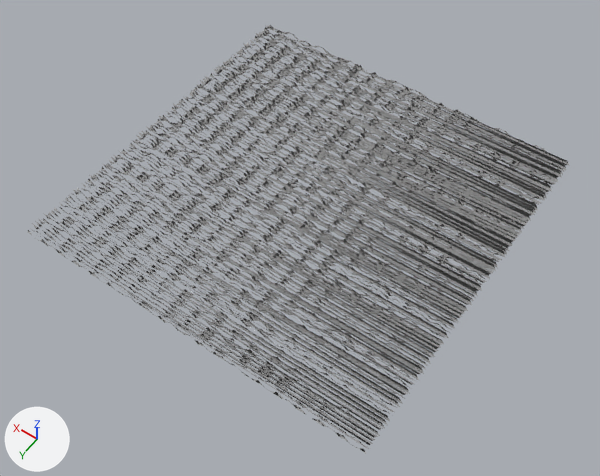
Renders of the OBJ model sandbox/assets/models/World.obj from each side of a commit.
Camera for both pictures: a 50 mm lens placed at (-79.6, 65.1, 161.0), pointed at (-3.3, -41.7, -6.8). Every picture has the same lights, and +X, +Y and +Z are marked at lower left. Where no turn or scale is listed for an object, it has been applied to the vertices. Vertices at the same position are counted once.

In view in the first picture: 'World'.
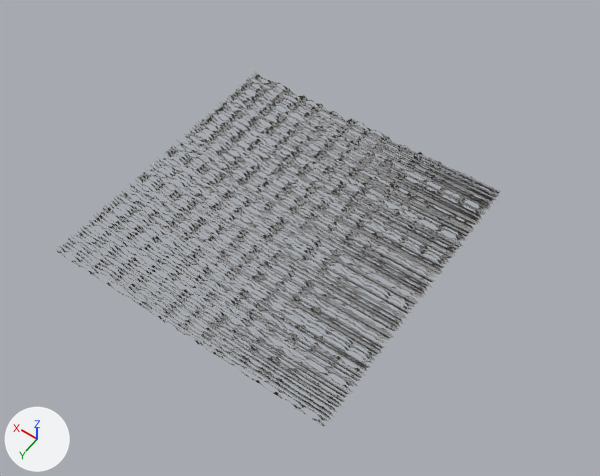
Pixel boxes [x1, y1, x2, y2] of what changed, in the pictures (600 x 476 px):
'World', reshaped (18% narrower, 17% shorter): before [28, 25, 570, 454]; after [56, 72, 502, 426]
part 1 of me_world, deleted: before [28, 25, 570, 454]

The edits, one by one:
me_world is used by ob_world; location (0.0, 0.0, 0.0).
me_world had 10201 vertices, 9999 faces and spanned x -50.0..50.0, y -100.0..0.0, z -1.0..1.0.
me_world now has 6561 vertices, 6399 faces and spans x -40.0..40.0, y -80.0..0.0, z -1.0..1.0.
me_world part 1: 3640 vertices removed from x -50.0..50.0, y -100.0..0.0, z -1.0..1.0.
